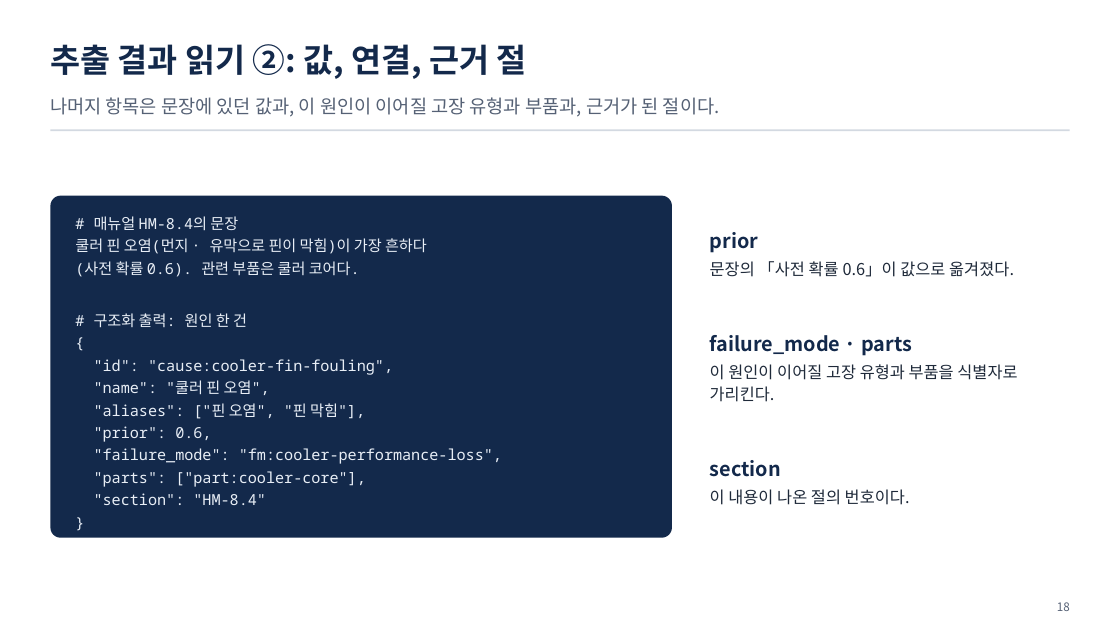
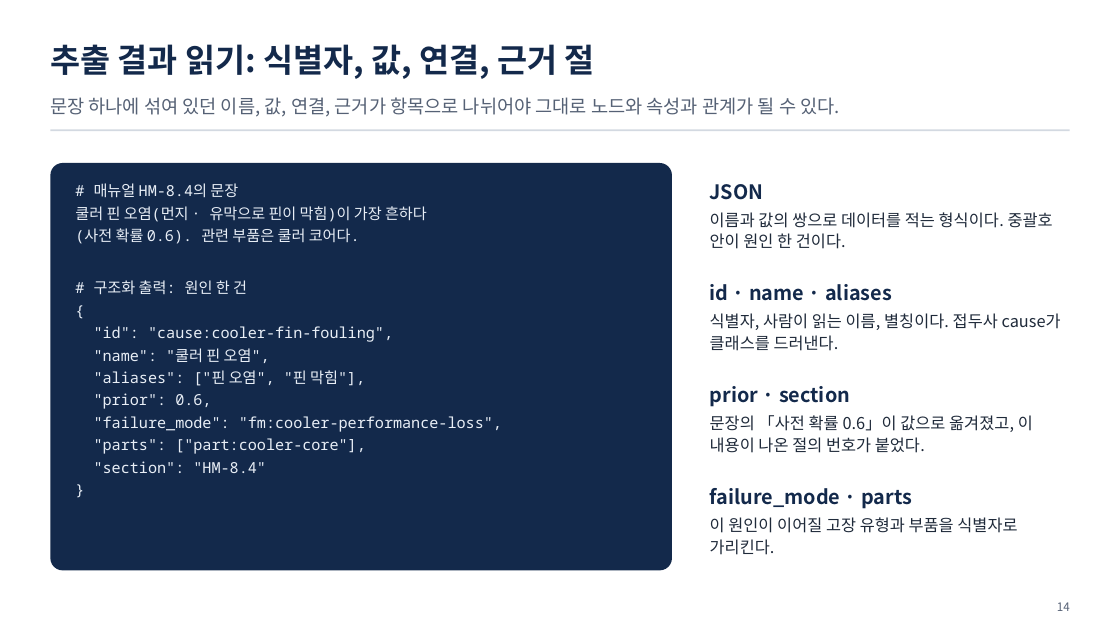
Before and after one commit to uengine-oss/hyd-iot-edu, a slide deck: slide 14 of docs/교재/통합반/04일차/통합반_04일차.pptx (slide 18 before the commit). Drawn at 1120x630 pixels with LibreOffice and Linux fonts; fonts in the diff are those of the drawing. Boxes give left, top, right and bottom in pixels: in the first picture for what was removed or moved away, otherwise in the second. Text is boxed around its words. In the diff, an @@ line names an element or a change of style, - is before the commit and + after.

```diff
--- a/docs/교재/통합반/04일차/통합반_04일차.pptx
+++ b/docs/교재/통합반/04일차/통합반_04일차.pptx
@@ text at box(50, 44, 595, 79): text changed @@
-추출 결과 읽기 ②: 값, 연결, 근거 절
+추출 결과 읽기: 식별자, 값, 연결, 근거 절
@@ text at box(50, 97, 840, 117): text changed @@
-나머지 항목은 문장에 있던 값과, 이 원인이 이어질 고장 유형과 부품과, 근거가 된 절이다.
+문장 하나에 섞여 있던 이름, 값, 연결, 근거가 항목으로 나뉘어야 그대로 노드와 속성과 관계가 될 수 있다.
@@ rounded rectangle: place and size @@
-rounded rectangle at box(50, 196, 672, 538)
+rounded rectangle at box(50, 163, 672, 571)
@@ text "# 매뉴얼 HM-8.4의 문장": place and size @@
-text "# 매뉴얼 HM-8.4의 문장" at box(75, 216, 502, 505)
+text "# 매뉴얼 HM-8.4의 문장" at box(75, 183, 502, 473)
@@ text at box(710, 184, 1053, 249): text changed @@
-prior
-문장의 「사전 확률 0.6」이 값으로 옮겨졌다.
+JSON
+이름과 값의 쌍으로 데이터를 적는 형식이다. 중괄호 안이 원인 한 건이다.
@@ text added at box(710, 284, 1061, 351), 14 pt, text #1F2A3A @@
+id · name · aliases
+식별자, 사람이 읽는 이름, 별칭이다. 접두사 cause가 클래스를 드러낸다.
@@ text at box(710, 386, 1033, 453): text changed @@
-section
-이 내용이 나온 절의 번호이다.
+prior · section
+문장의 「사전 확률 0.6」이 값으로 옮겨졌고, 이 내용이 나온 절의 번호가 붙었다.
@@ text "failure_mode · parts": place and size @@
-text "failure_mode · parts" at box(710, 335, 1017, 402)
+text "failure_mode · parts" at box(710, 488, 1017, 555)
@@ text at box(1057, 602, 1070, 611): text changed @@
-18
+14
```
Also in this commit, not shown: 52 other slides changed, 28 slides removed, 12 other files.
